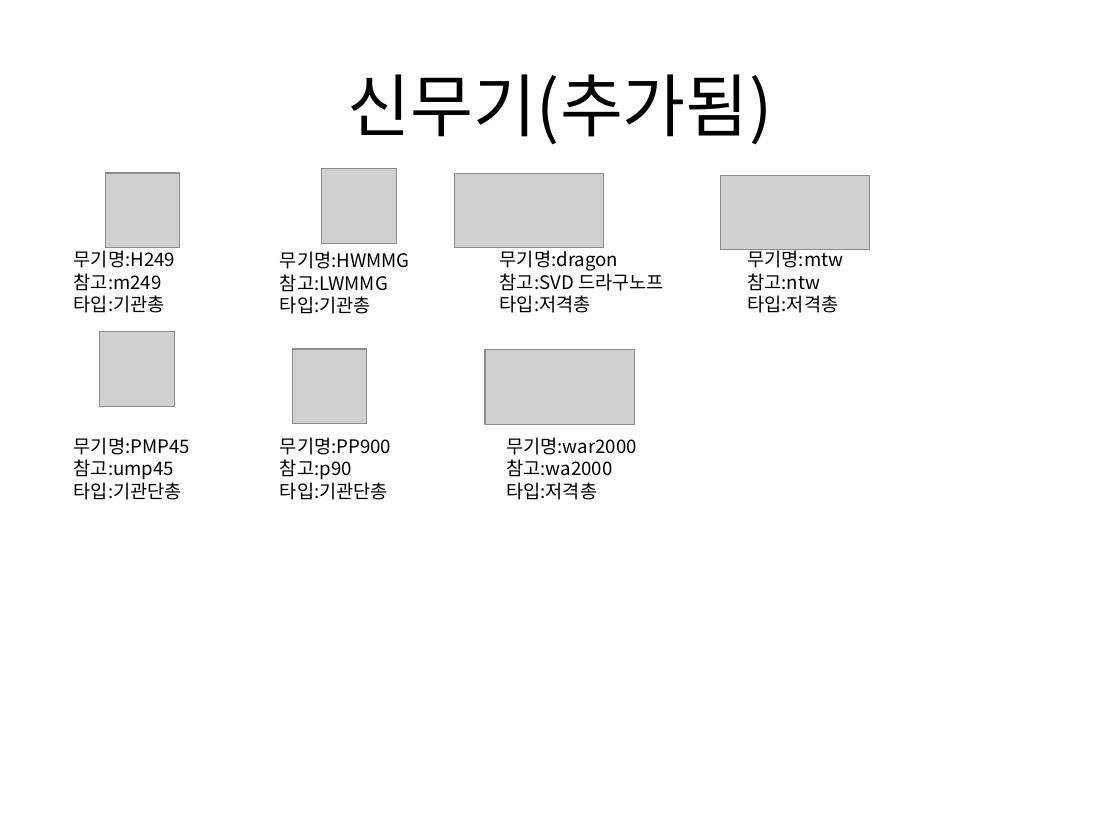
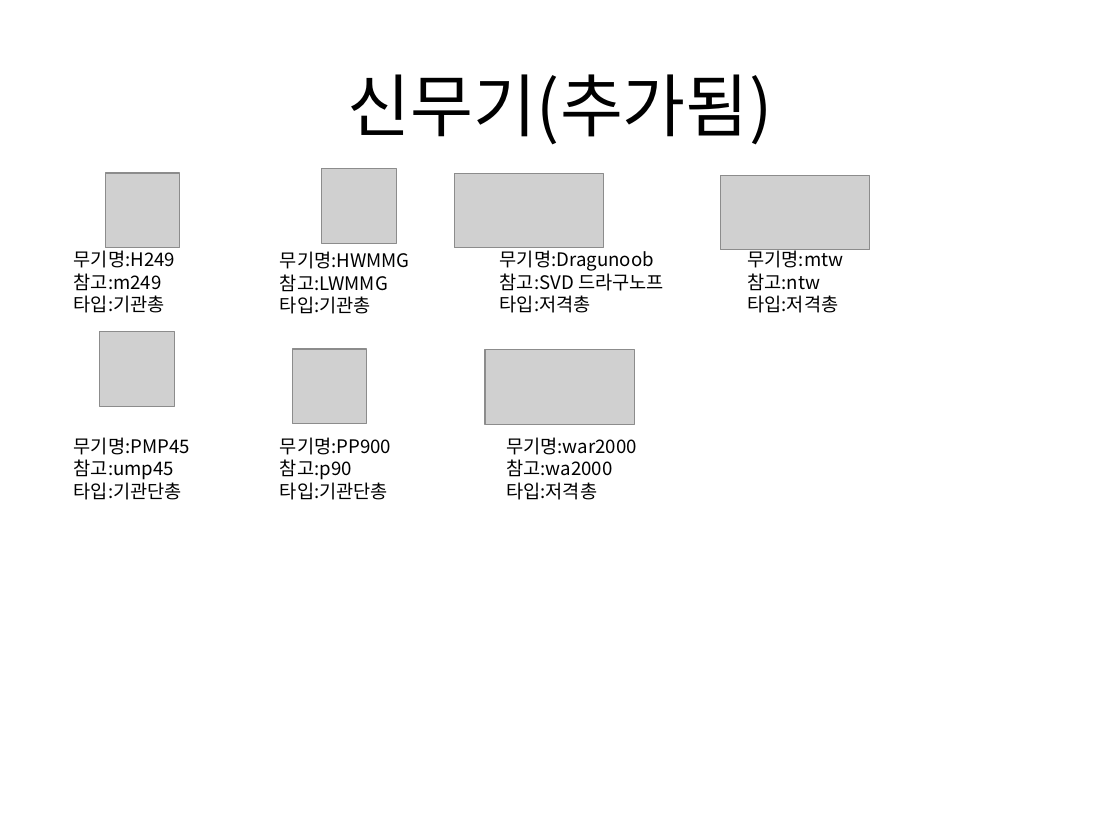
Before and after one commit to gkdlgndpdu/EscapeJail, a slide deck: slide 38 of EscapeJail/Assets/기획/스테이지1기획.pptx. Drawn at 1120x840 pixels with LibreOffice and Linux fonts; fonts in the diff are those of the drawing; grey boxes stand for pictures. Boxes give left, top, right and bottom in pixels: in the first picture for what was removed or moved away, otherwise in the second. Text is boxed around its words. In the diff, an @@ line names an element or a change of style, - is before the commit and + after.

Commit message:
mtw war2000 dragonoob

```diff
--- a/EscapeJail/Assets/기획/스테이지1기획.pptx
+++ b/EscapeJail/Assets/기획/스테이지1기획.pptx
@@ text at (x1=500, y1=247, x2=654, y2=271): text changed @@
-무기명:dragon
+무기명:Dragunoob
```
Also in this commit, not shown: 53 other files.
